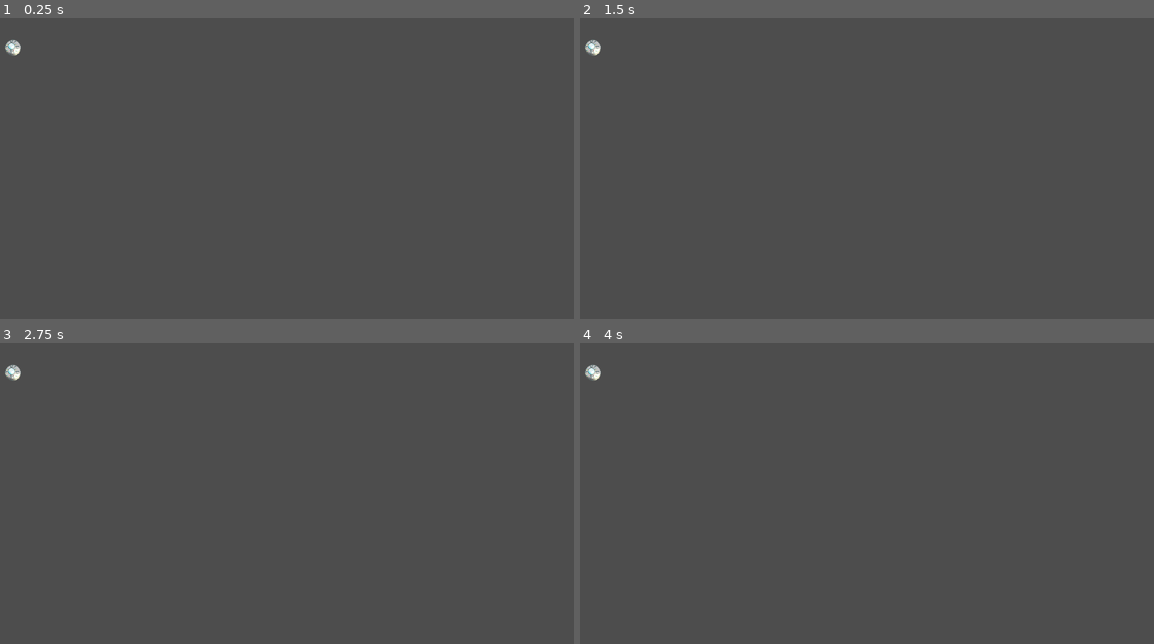
Above: before the commit, frames 1-4 (two rows, left to right).
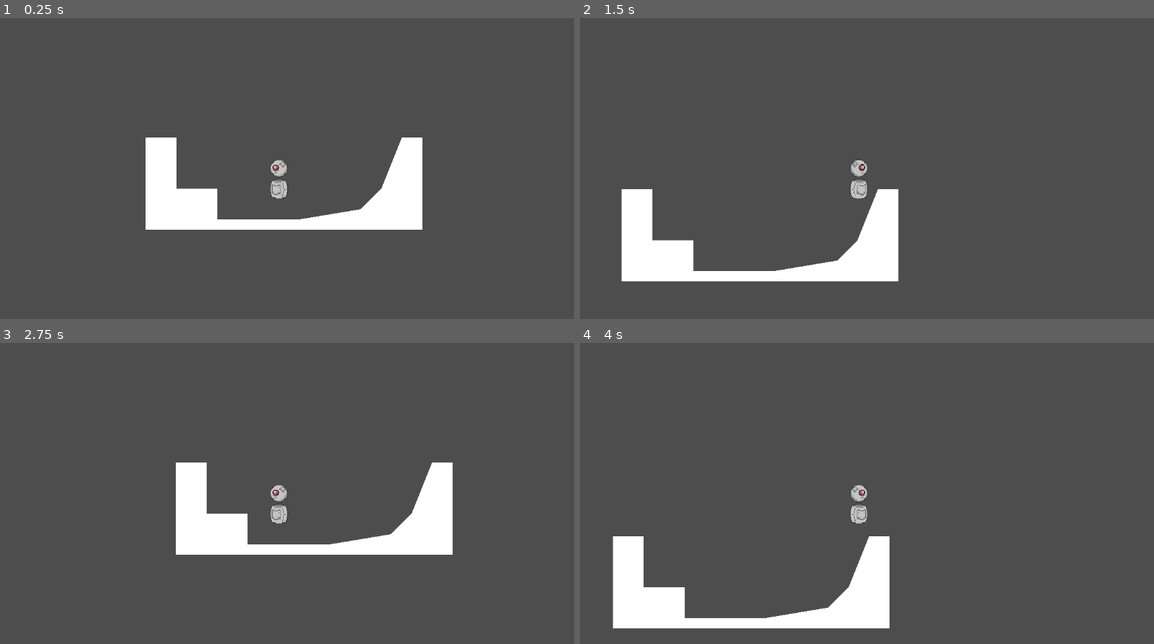
Above: after the commit, the same moments.

Repository: Chromaphasia/2d-Sandbox-Game
Game: Godot game, scene res://Scenes/Main Scenes/Overworld/Overworld.tscn
Same seed, same stepped clock (60 frames per second), same inputs: the game is played once before the commit and once after it. Before the commit the project has no main scene; this scene is started directly in both runs.
Inputs:
- Up to frame 1 (0.25 s): no input
- Up to frame 2 (1.5 s): tap Enter at 0.5 s; hold D (moveRight, bound only after the commit) from 0.53 s (still down); tap Space (jump, bound only after the commit) at 0.6, 0.77, 1.07, 1.35 s
- Up to frame 3 (2.75 s): tap Space (jump, bound only after the commit) at 1.52, 1.82, 2.1 s; release D (moveRight, bound only after the commit) at 2.03 s; hold A (moveLeft, bound only after the commit) from 2.03 s (still down)
- Up to frame 4 (4 s): release A (moveLeft, bound only after the commit) at 2.78 s; hold D (moveRight, bound only after the commit) from 2.78 s (still down); tap Space (jump, bound only after the commit) at 2.85, 3.02, 3.32, 3.6, 3.77 s

The runs differ from the first frame. In frame 1, 6.4% of the frame differs, in the area x 0-74%, y 7-71%; in frame 2, 6.4%, in the area x 0-56%, y 7-88%; in frame 3, 6.4%; in frame 4, 6.4%.

Commit message:
Basic Movement and Player Sprite WIP

Diff:
--- a/Scenes/Main Scenes/Overworld/Overworld.tscn
+++ b/Scenes/Main Scenes/Overworld/Overworld.tscn
@@ -1,30 +1,128 @@
-[gd_scene load_steps=6 format=3 uid="uid://b31e3tdnj8ifp"]
+[gd_scene load_steps=17 format=3 uid="uid://b31e3tdnj8ifp"]
 
-[ext_resource type="Texture2D" uid="uid://g1gugkpq282p" path="res://Assets/Sprites/droneDiffuse.png" id="1_tp4es"]
-[ext_resource type="Texture2D" uid="uid://q4u86ujxtnhs" path="res://Assets/Sprites/droneNormal.png" id="2_kvqc8"]
+[ext_resource type="Texture2D" uid="uid://cfnk5a5pjystg" path="res://Assets/Sprites/robot-idle-Sheet.png" id="1_84fqq"]
+[ext_resource type="Script" path="res://Scripts/Player/playerCore.gd" id="1_l5jyn"]
 
-[sub_resource type="CanvasTexture" id="CanvasTexture_qio1b"]
-diffuse_texture = ExtResource("1_tp4es")
-normal_texture = ExtResource("2_kvqc8")
+[sub_resource type="CapsuleShape2D" id="CapsuleShape2D_back7"]
+radius = 16.0
+height = 96.0
 
-[sub_resource type="Gradient" id="Gradient_3byph"]
-offsets = PackedFloat32Array(0, 0.753247)
-colors = PackedColorArray(1, 1, 1, 1, 1, 1, 1, 0)
+[sub_resource type="AtlasTexture" id="AtlasTexture_im70l"]
+atlas = ExtResource("1_84fqq")
+region = Rect2(0, 0, 64, 96)
 
-[sub_resource type="GradientTexture2D" id="GradientTexture2D_peu5e"]
-gradient = SubResource("Gradient_3byph")
-fill = 1
-fill_from = Vector2(0.495413, 0.5)
+[sub_resource type="AtlasTexture" id="AtlasTexture_5q14g"]
+atlas = ExtResource("1_84fqq")
+region = Rect2(64, 0, 64, 96)
+
+[sub_resource type="AtlasTexture" id="AtlasTexture_dm6v5"]
+atlas = ExtResource("1_84fqq")
+region = Rect2(128, 0, 64, 96)
+
+[sub_resource type="AtlasTexture" id="AtlasTexture_tauqr"]
+atlas = ExtResource("1_84fqq")
+region = Rect2(192, 0, 64, 96)
+
+[sub_resource type="AtlasTexture" id="AtlasTexture_yjv8f"]
+atlas = ExtResource("1_84fqq")
+region = Rect2(256, 0, 64, 96)
+
+[sub_resource type="AtlasTexture" id="AtlasTexture_o2jq2"]
+atlas = ExtResource("1_84fqq")
+region = Rect2(320, 0, 64, 96)
+
+[sub_resource type="AtlasTexture" id="AtlasTexture_5n1wk"]
+atlas = ExtResource("1_84fqq")
+region = Rect2(384, 0, 64, 96)
+
+[sub_resource type="AtlasTexture" id="AtlasTexture_am7sc"]
+atlas = ExtResource("1_84fqq")
+region = Rect2(448, 0, 64, 96)
+
+[sub_resource type="AtlasTexture" id="AtlasTexture_ies0b"]
+atlas = ExtResource("1_84fqq")
+region = Rect2(512, 0, 64, 96)
+
+[sub_resource type="AtlasTexture" id="AtlasTexture_s4ua4"]
+atlas = ExtResource("1_84fqq")
+region = Rect2(576, 0, 64, 96)
+
+[sub_resource type="AtlasTexture" id="AtlasTexture_22rvx"]
+atlas = ExtResource("1_84fqq")
+region = Rect2(640, 0, 64, 96)
+
+[sub_resource type="AtlasTexture" id="AtlasTexture_qlffm"]
+atlas = ExtResource("1_84fqq")
+region = Rect2(704, 0, 64, 96)
+
+[sub_resource type="SpriteFrames" id="SpriteFrames_s88yg"]
+animations = [{
+"frames": [{
+"duration": 1.0,
+"texture": SubResource("AtlasTexture_im70l")
+}, {
+"duration": 1.0,
+"texture": SubResource("AtlasTexture_5q14g")
+}, {
+"duration": 1.0,
+"texture": SubResource("AtlasTexture_dm6v5")
+}, {
+"duration": 1.0,
+"texture": SubResource("AtlasTexture_tauqr")
+}, {
+"duration": 1.0,
+"texture": SubResource("AtlasTexture_yjv8f")
+}, {
+"duration": 1.0,
+"texture": SubResource("AtlasTexture_o2jq2")
+}, {
+"duration": 1.0,
+"texture": SubResource("AtlasTexture_5n1wk")
+}, {
+"duration": 1.0,
+"texture": SubResource("AtlasTexture_am7sc")
+}, {
+"duration": 1.0,
+"texture": SubResource("AtlasTexture_ies0b")
+}, {
+"duration": 1.0,
+"texture": SubResource("AtlasTexture_s4ua4")
+}, {
+"duration": 1.0,
+"texture": SubResource("AtlasTexture_22rvx")
+}, {
+"duration": 1.0,
+"texture": SubResource("AtlasTexture_qlffm")
+}],
+"loop": true,
+"name": &"idle",
+"speed": 4.0
+}]
 
 [node name="Overworld" type="Node2D"]
 
-[node name="Sprite2D" type="Sprite2D" parent="."]
-position = Vector2(57, 58)
-texture = SubResource("CanvasTexture_qio1b")
+[node name="StaticBody2D" type="StaticBody2D" parent="."]
+scale = Vector2(2, 2)
 
-[node name="PointLight2D" type="PointLight2D" parent="."]
-position = Vector2(75, 77)
-scale = Vector2(1.96875, 1.70312)
-color = Color(0.879612, 0.770006, 0.551899, 1)
-energy = 3.44
-texture = SubResource("GradientTexture2D_peu5e")
+[node name="CollisionPolygon2D" type="CollisionPolygon2D" parent="StaticBody2D"]
+polygon = PackedVector2Array(0, 112, 208, 112, 208, 40, 192, 40, 176, 80, 160, 96, 112, 104, 48, 104, 48, 80, 16, 80, 16, 40, -8, 40, -8, 112)
+
+[node name="Polygon2D" type="Polygon2D" parent="StaticBody2D"]
+polygon = PackedVector2Array(-8, 40, -8, 112, 208, 112, 208, 40, 192, 40, 176, 80, 160, 96, 112, 104, 48, 104, 48, 80, 16, 80, 16, 40)
+
+[node name="Player" type="CharacterBody2D" parent="."]
+position = Vector2(192, 160)
+floor_snap_length = 5.9
+script = ExtResource("1_l5jyn")
+
+[node name="CollisionShape2D" type="CollisionShape2D" parent="Player"]
+shape = SubResource("CapsuleShape2D_back7")
+
+[node name="AnimatedSprite2D" type="AnimatedSprite2D" parent="Player"]
+sprite_frames = SubResource("SpriteFrames_s88yg")
+animation = &"idle"
+frame_progress = 0.66586
+
+[node name="Camera2D" type="Camera2D" parent="Player"]
+position = Vector2(0, -8)
+zoom = Vector2(1.25, 1.25)
--- /dev/null
+++ b/Scripts/Player/playerCore.gd
@@ -0,0 +1,25 @@
+extends CharacterBody2D
+
+
+const SPEED = 300.0
+const JUMP_VELOCITY = -400.0
+
+
+func _physics_process(delta):
+	# Add the gravity.
+	if not is_on_floor():
+		velocity += get_gravity() * delta
+
+	# Handle jump.
+	if Input.is_action_just_pressed("jump") and is_on_floor():
+		velocity.y = JUMP_VELOCITY
+
+	# Get the input direction and handle the movement/deceleration.
+	var direction = Input.get_axis("moveLeft", "moveRight")
+	if direction:
+		$AnimatedSprite2D.flip_h = direction > 0
+		velocity.x = direction * SPEED
+	else:
+		velocity.x = move_toward(velocity.x, 0, SPEED)
+
+	move_and_slide()
--- a/project.godot
+++ b/project.godot
@@ -11,6 +11,7 @@
 [application]
 
 config/name="2D Sandbox Game"
+run/main_scene="res://Scenes/Main Scenes/Overworld/Overworld.tscn"
 config/features=PackedStringArray("4.3", "Forward Plus")
 config/icon="res://icon.svg"
 
@@ -61,6 +62,21 @@
 "events": [Object(InputEventKey,"resource_local_to_scene":false,"resource_name":"","device":-1,"window_id":0,"alt_press …(191 unchanged characters)…
 ]
 }
+jump={
+"deadzone": 0.5,
+"events": [Object(InputEventKey,"resource_local_to_scene":false,"resource_name":"","device":-1,"window_id":0,"alt_pressed":false,"shift_pressed":false,"ctrl_pressed":false,"meta_pressed":false,"pressed":false,"keycode":0,"physical_keycode":32,"key_label":0,"unicode":32,"location":0,"echo":false,"script":null)
+]
+}
+moveLeft={
+"deadzone": 0.5,
+"events": [Object(InputEventKey,"resource_local_to_scene":false,"resource_name":"","device":-1,"window_id":0,"alt_pressed":false,"shift_pressed":false,"ctrl_pressed":false,"meta_pressed":false,"pressed":false,"keycode":0,"physical_keycode":65,"key_label":0,"unicode":97,"location":0,"echo":false,"script":null)
+]
+}
+moveRight={
+"deadzone": 0.5,
+"events": [Object(InputEventKey,"resource_local_to_scene":false,"resource_name":"","device":-1,"window_id":0,"alt_pressed":false,"shift_pressed":false,"ctrl_pressed":false,"meta_pressed":false,"pressed":false,"keycode":0,"physical_keycode":68,"key_label":0,"unicode":100,"location":0,"echo":false,"script":null)
+]
+}
 
 [rendering]
 
Binary file added: Assets/Sprites/robot-idle-Sheet.png
Not shown, added: Assets/Sprites/robot-idle-Sheet.png.import
